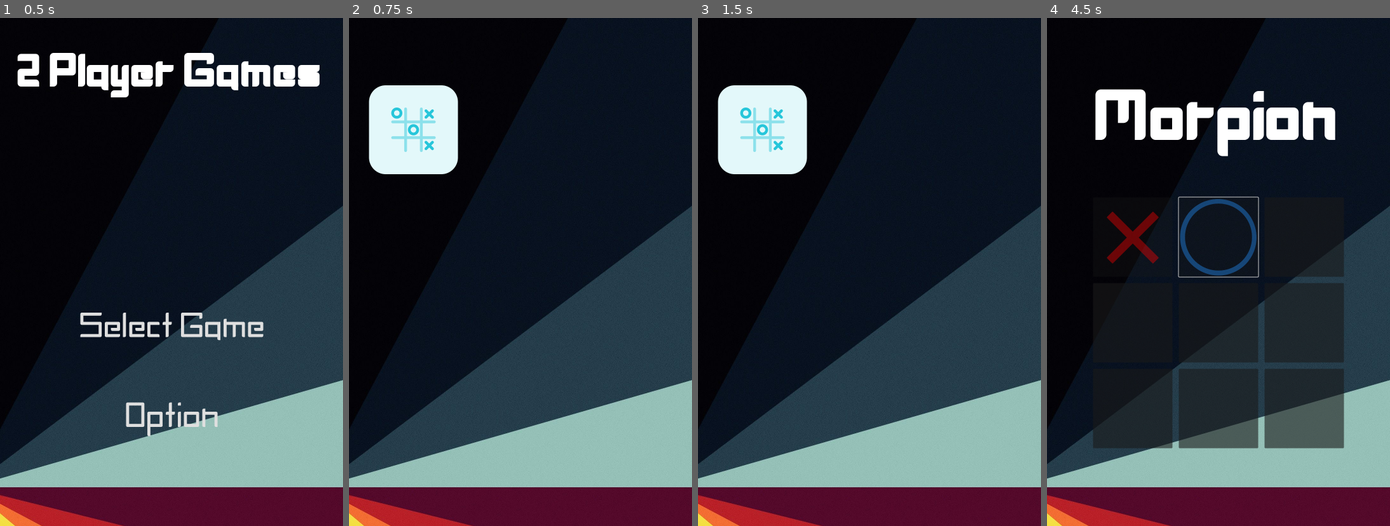
Above: before the commit, frames 1-4 (left to right).
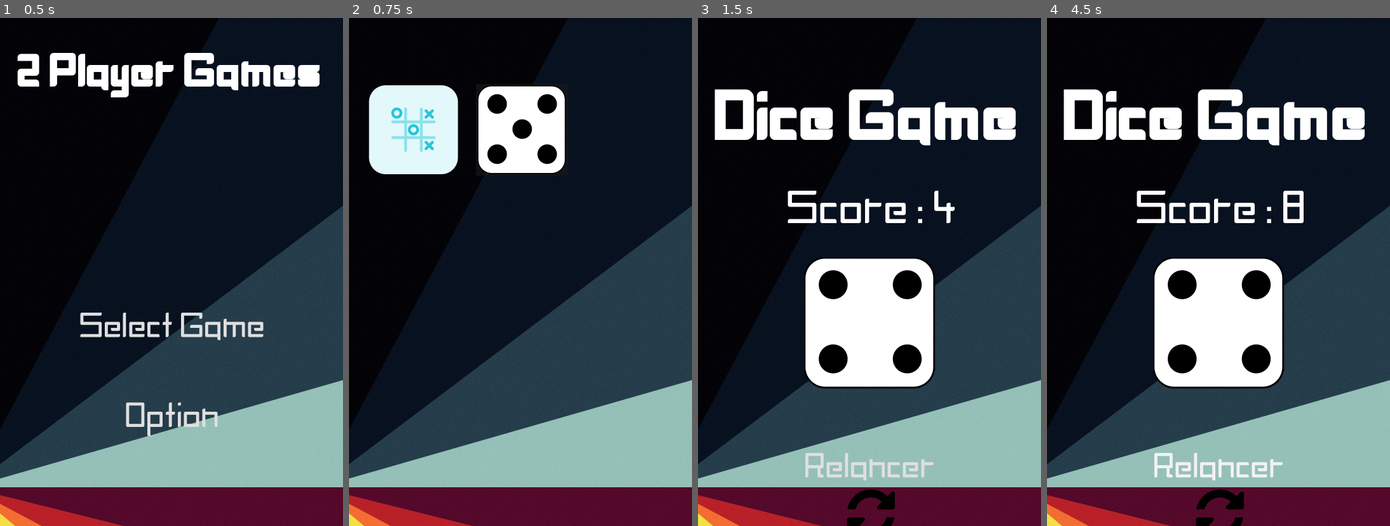
Above: after the commit, the same moments.

Repository: squach90/2PlayerGamesOffline
Game: Godot game, scene res://main.tscn
Two runs of this game, one before a commit and one after it. Both use one fixed random seed, a clock stepped at 60 frames per second and the inputs below.
Inputs (mouse positions are in pixels of both pictures, inside the frame that each line leads up to):
- Up to frame 1 (0.5 s): no input
- Up to frame 2 (0.75 s): click "Select Game" at 0.5 s
- Up to frame 3 (1.5 s): click (869, 129) at 1.27 s
- Up to frame 4 (4.5 s): click (1218, 490) at 2 s, where only the run after the commit has a clickable "Relancer"; click (1112, 129) at 2.77 s; click (1132, 236) at 3.52 s; click (1218, 236) at 4.27 s

Frame 1 is identical in both runs. In frame 2, 4.1% of the frame differs, in the area x 37-64%, y 13-31%; in frame 3, 20%; in frame 4, 29%, in the area x 4-93%, y 14-100%.

Commit message:
Add a Dice Game and all ui for

Diff:
--- a/main.gd
+++ b/main.gd
@@ -5,6 +5,7 @@
 @onready var MenuScreen = $CanvasLayer/MenuScreen
 @onready var MorpionScreen = $CanvasLayer/Morpion
 @onready var OptionScreen = $CanvasLayer/OptionScreen
+@onready var DiceScreen = $CanvasLayer/Dice
 
 #BUTTON
 @onready var SelectGameBtn = $CanvasLayer/TitleScreen/SelectGameBtn
@@ -13,6 +14,7 @@
 @onready var ReturnBtnMorpion = $CanvasLayer/Morpion/ReturnMorpion
 @onready var MorpionLauch = $CanvasLayer/MenuScreen/Morpion
 @onready var ReturnBtnOption = $CanvasLayer/OptionScreen/ReturnOption
+@onready var ReturnDiceBtn = $CanvasLayer/Dice/ReturnDiceBtn
 
 #BUTTON_IN_MORPION
 @onready var BtnMorpion1 = $"CanvasLayer/Morpion/GridContainer/1/Btn1"
@@ -34,6 +36,15 @@
 @onready var RedParticlesMorpions = $CanvasLayer/Morpion/RED
 @onready var CianParticlesMorpions = $CanvasLayer/Morpion/CIAN
 
+#IMAGE
+@onready var DiceValueIMG = $CanvasLayer/Dice/DiceValueIMG
+
+#TEXT_FOR_DICE
+@onready var DiceScoreText = $CanvasLayer/Dice/Score
+
+#VALUE_FOR_DICE
+var ScoreDice = 0
+
 #ICON_FOR_MORPION
 var crossicon = preload("res://Images/croix.png")
 var circleicon = preload("res://Images/cercle.png")
@@ -42,10 +53,21 @@
 	newGameMorpion()
 	var listOfBtnMoprion = [BtnMorpion1, BtnMorpion2, BtnMorpion3, BtnMorpion4, BtnMorpion5, BtnMorpion6, BtnMorpion7, BtnMorpion8, BtnMorpion9]
 
+	#DICE
+	newGameDice()
+
+
 
 func _process(delta):
+	#MORPION
 	viewIfWin()
 	nullMatch()
+
+	#DICE
+	DiceScoreText.text = "Score : " + str(ScoreDice)
+	if !diceDisplayed:
+		viewDiceValue()
+		diceDisplayed = true
 
 
 func _on_select_game_btn_pressed():
@@ -427,3 +449,69 @@
 	var listOfBtnIconMoprion = [Btn1icon, Btn2icon, Btn3icon, Btn4icon, Btn5icon, Btn6icon, Btn7icon, Btn8icon, Btn9icon]
 	if Btn1icon == true and Btn2icon == true and Btn3icon == true and Btn4icon == true and Btn5icon == true and Btn6icon == true and Btn7icon == true and Btn8icon == true and Btn9icon == true and RedWinText.visible == false and BlueWinText.visible == false:
 		RetryBtnMorpion.visible = true
+
+
+#----------------------------------------------------------------------------------------------------------------------------------------------------------------------------------------------------------------------------------------------------------------------------------------------------------------------------------------------------------------------------------------------------------------------------------
+#----------------- END OF MORPION PART ---------------------------------------------------------------------------------------------------------------------------------------------------------------------------------------
+#-----------------------------------------------------------------------------------------------------------------------------------------------------------------------------------------------------------------------------------------------------------------------------------------------------------------------------------------------------------------------------------------------------------------------------------
+
+
+
+
+
+
+
+
+
+
+
+
+
+#----------------------------------------------------------------------------------------------------------------------------------------------------------------------------------------------------------------------------------------------------------------------------------------------------------------------------------------------------------------------------------------------------------------------------------
+#----------------- DICE GAME PART ---------------------------------------------------------------------------------------------------------------------------------------------------------------------------------------
+#-----------------------------------------------------------------------------------------------------------------------------------------------------------------------------------------------------------------------------------------------------------------------------------------------------------------------------------------------------------------------------------------------------------------------------------
+var rngDice = RandomNumberGenerator.new()
+var currentDiceValue = -1
+var diceDisplayed = false
+
+func newGameDice():
+	currentDiceValue = rngDice.randi_range(1, 6)
+	diceDisplayed = false
+
+
+func viewDiceValue():
+	if currentDiceValue == -1:
+		print("Lancez d'abord le dé en appelant newGameDice().")
+	else:
+		if currentDiceValue == 1:
+			DiceValueIMG.texture = preload("res://Images/DiceGame/Dice1.png")
+			ScoreDice += 1
+		elif currentDiceValue == 2:
+			DiceValueIMG.texture = preload("res://Images/DiceGame/Dice2.png")
+			ScoreDice += 2
+		elif currentDiceValue == 3:
+			DiceValueIMG.texture = preload("res://Images/DiceGame/Dice3.png")
+			ScoreDice += 3
+		elif currentDiceValue == 4:
+			DiceValueIMG.texture = preload("res://Images/DiceGame/Dice4.png")
+			ScoreDice += 4
+		elif currentDiceValue == 5:
+			DiceValueIMG.texture = preload("res://Images/DiceGame/Dice5.png")
+			ScoreDice += 5
+		elif currentDiceValue == 6:
+			DiceValueIMG.texture = preload("res://Images/DiceGame/Dice6.png")
+			ScoreDice += 6
+
+
+func _on_re_launch_dice_btn_pressed():
+	newGameDice()
+
+
+func _on_dice_game_pressed():
+	MenuScreen.visible = !MenuScreen.visible
+	DiceScreen.visible = !DiceScreen.visible
+
+
+func _on_return_dice_btn_pressed():
+	DiceScreen.visible = !DiceScreen.visible
+	MenuScreen.visible = !MenuScreen.visible
--- a/main.tscn
+++ b/main.tscn
@@ -8,6 +8,7 @@
 [ext_resource type="Texture2D" uid="uid://bud7orfqpxx1c" path="res://Images/retour.png" id="6_36wxc"]
 [ext_resource type="FontFile" uid="uid://dpd2jqvbng65h" path="res://Fonts/BlockHead_bold.ttf" id="7_eas32"]
 [ext_resource type="Texture2D" uid="uid://c6pmfhkiqvjrc" path="res://Images/retry.png" id="8_rqst5"]
+[ext_resource type="Texture2D" uid="uid://ccinstgdtef6v" path="res://Images/DiceGame/Dice5.png" id="9_5fgof"]
 
 [sub_resource type="StyleBoxEmpty" id="StyleBoxEmpty_iee08"]
 
@@ -28,6 +29,10 @@
 [sub_resource type="StyleBoxEmpty" id="StyleBoxEmpty_xj4r1"]
 
 [sub_resource type="StyleBoxEmpty" id="StyleBoxEmpty_yqadh"]
+
+[sub_resource type="StyleBoxEmpty" id="StyleBoxEmpty_o7vhl"]
+
+[sub_resource type="StyleBoxEmpty" id="StyleBoxEmpty_ka6kh"]
 
 [sub_resource type="StyleBoxEmpty" id="StyleBoxEmpty_h6mf0"]
 
@@ -39,6 +44,14 @@
 max_value = 100.0
 _data = [Vector2(0.0152542, 4.66904), 0.0, 0.0, 0, 0, Vector2(0.967797, 5.20461), 0.0, 0.0, 0, 0]
 point_count = 2
+
+[sub_resource type="StyleBoxEmpty" id="StyleBoxEmpty_xahwp"]
+
+[sub_resource type="StyleBoxEmpty" id="StyleBoxEmpty_jjr3q"]
+
+[sub_resource type="StyleBoxEmpty" id="StyleBoxEmpty_ak32e"]
+
+[sub_resource type="StyleBoxEmpty" id="StyleBoxEmpty_0ybvg"]
 
 [node name="Main" type="Node2D"]
 script = ExtResource("1_hfvr8")
@@ -227,6 +240,21 @@
 text = " Retour"
 icon = ExtResource("6_36wxc")
 flat = true
+expand_icon = true
+
+[node name="DiceGame" type="Button" parent="CanvasLayer/MenuScreen"]
+layout_mode = 1
+anchors_preset = 5
+anchor_left = 0.5
+anchor_right = 0.5
+offset_left = -140.0
+offset_top = 208.0
+offset_right = 149.0
+offset_bottom = 496.0
+grow_horizontal = 2
+theme_override_styles/pressed = SubResource("StyleBoxEmpty_o7vhl")
+theme_override_styles/focus = SubResource("StyleBoxEmpty_ka6kh")
+icon = ExtResource("9_5fgof")
 expand_icon = true
 
 [node name="Morpion" type="Control" parent="CanvasLayer"]
@@ -493,11 +521,108 @@
 scale_amount_curve = SubResource("Curve_3pfwe")
 color = Color(1, 0, 0.188235, 1)
 
+[node name="Dice" type="Control" parent="CanvasLayer"]
+visible = false
+layout_mode = 3
+anchors_preset = 0
+offset_right = 1080.0
+offset_bottom = 1920.0
+
+[node name="Background" type="TextureRect" parent="CanvasLayer/Dice"]
+layout_mode = 0
+offset_right = 1080.0
+offset_bottom = 1920.0
+texture = ExtResource("1_cho8v")
+
+[node name="Title" type="Label" parent="CanvasLayer/Dice"]
+layout_mode = 1
+anchors_preset = 5
+anchor_left = 0.5
+anchor_right = 0.5
+offset_left = -481.0
+offset_top = 159.0
+offset_right = 478.0
+offset_bottom = 459.0
+grow_horizontal = 2
+theme_override_fonts/font = ExtResource("2_jk13d")
+theme_override_font_sizes/font_size = 300
+text = "Dice Game"
+
+[node name="DiceValueIMG" type="TextureRect" parent="CanvasLayer/Dice"]
+layout_mode = 1
+anchors_preset = 8
+anchor_left = 0.5
+anchor_top = 0.5
+anchor_right = 0.5
+anchor_bottom = 0.5
+offset_left = -204.5
+offset_top = -203.5
+offset_right = 204.5
+offset_bottom = 203.5
+grow_horizontal = 2
+grow_vertical = 2
+texture = ExtResource("9_5fgof")
+
+[node name="ReLaunchDiceBtn" type="Button" parent="CanvasLayer/Dice"]
+layout_mode = 0
+offset_left = 334.0
+offset_top = 1330.0
+offset_right = 756.0
+offset_bottom = 1640.0
+theme_override_fonts/font = ExtResource("3_es2oj")
+theme_override_font_sizes/font_size = 150
+theme_override_styles/pressed = SubResource("StyleBoxEmpty_xahwp")
+theme_override_styles/focus = SubResource("StyleBoxEmpty_jjr3q")
+text = "Relancer"
+icon = ExtResource("8_rqst5")
+flat = true
+icon_alignment = 1
+vertical_icon_alignment = 2
+expand_icon = true
+
+[node name="Score" type="Label" parent="CanvasLayer/Dice"]
+layout_mode = 1
+anchors_preset = 8
+anchor_left = 0.5
+anchor_top = 0.5
+anchor_right = 0.5
+anchor_bottom = 0.5
+offset_left = -257.0
+offset_top = -464.0
+offset_right = 282.0
+offset_bottom = -264.0
+grow_horizontal = 2
+grow_vertical = 2
+theme_override_fonts/font = ExtResource("3_es2oj")
+theme_override_font_sizes/font_size = 200
+text = "Score : 0"
+
+[node name="ReturnDiceBtn" type="Button" parent="CanvasLayer/Dice"]
+layout_mode = 1
+anchors_preset = 2
+anchor_top = 1.0
+anchor_bottom = 1.0
+offset_left = 40.0
+offset_top = -144.0
+offset_right = 388.0
+offset_bottom = -18.0
+grow_vertical = 0
+theme_override_colors/font_color = Color(0, 0, 0, 1)
+theme_override_fonts/font = ExtResource("3_es2oj")
+theme_override_font_sizes/font_size = 75
+theme_override_styles/pressed = SubResource("StyleBoxEmpty_ak32e")
+theme_override_styles/focus = SubResource("StyleBoxEmpty_0ybvg")
+text = "Return"
+icon = ExtResource("6_36wxc")
+flat = true
+expand_icon = true
+
 [connection signal="pressed" from="CanvasLayer/TitleScreen/SelectGameBtn" to="." method="_on_select_game_btn_pressed"]
 [connection signal="pressed" from="CanvasLayer/TitleScreen/OptionBtn" to="." method="_on_option_btn_pressed"]
 [connection signal="pressed" from="CanvasLayer/OptionScreen/ReturnOption" to="." method="_on_return_option_pressed"]
 [connection signal="pressed" from="CanvasLayer/MenuScreen/Morpion" to="." method="_on_morpion_pressed"]
 [connection signal="pressed" from="CanvasLayer/MenuScreen/Return" to="." method="_on_return_pressed"]
+[connection signal="pressed" from="CanvasLayer/MenuScreen/DiceGame" to="." method="_on_dice_game_pressed"]
 [connection signal="pressed" from="CanvasLayer/Morpion/GridContainer/1/Btn1" to="." method="_on_btn_1_pressed"]
 [connection signal="pressed" from="CanvasLayer/Morpion/GridContainer/2/Btn2" to="." method="_on_btn_2_pressed"]
 [connection signal="pressed" from="CanvasLayer/Morpion/GridContainer/3/Btn3" to="." method="_on_btn_3_pressed"]
@@ -509,3 +634,5 @@
 [connection signal="pressed" from="CanvasLayer/Morpion/GridContainer/9/Btn9" to="." method="_on_btn_9_pressed"]
 [connection signal="pressed" from="CanvasLayer/Morpion/RetryBtnMorpion" to="." method="_on_retry_btn_morpion_pressed"]
 [connection signal="pressed" from="CanvasLayer/Morpion/ReturnMorpion" to="." method="_on_return_morpion_pressed"]
+[connection signal="pressed" from="CanvasLayer/Dice/ReLaunchDiceBtn" to="." method="_on_re_launch_dice_btn_pressed"]
+[connection signal="pressed" from="CanvasLayer/Dice/ReturnDiceBtn" to="." method="_on_return_dice_btn_pressed"]
Binary file added: Images/DiceGame/Dice1.png
Not shown, added: Images/DiceGame/Dice1.png.import
Binary file added: Images/DiceGame/Dice2.png
Not shown, added: Images/DiceGame/Dice2.png.import
Binary file added: Images/DiceGame/Dice3.png
Not shown, added: Images/DiceGame/Dice3.png.import
Binary file added: Images/DiceGame/Dice4.png
Not shown, added: Images/DiceGame/Dice4.png.import
Binary file added: Images/DiceGame/Dice5.png
Not shown, added: Images/DiceGame/Dice5.png.import
Binary file added: Images/DiceGame/Dice6.png
Not shown, added: Images/DiceGame/Dice6.png.import
(and 2 more such lines)
